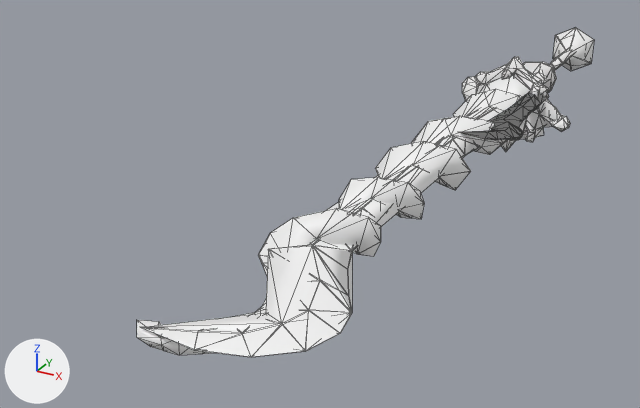
What one commit did to the glTF model docs/models/weapons/w07/094.glb.
Rendered twice from a 50 mm camera at (1.07, -4.0, 1.15) aimed at (-0.44, -1.24, -0.23). Arrows for +X, +Y and +Z are at lower left; the lights stay in place. The picture after the commit comes second. Mesh edges are drawn as thin lines. Vertices at exactly the same position are counted once.

The first picture shows 'Group[0]', 'Group[100]', 'Group[1]', 'Group[21]', 'Group[2]'.
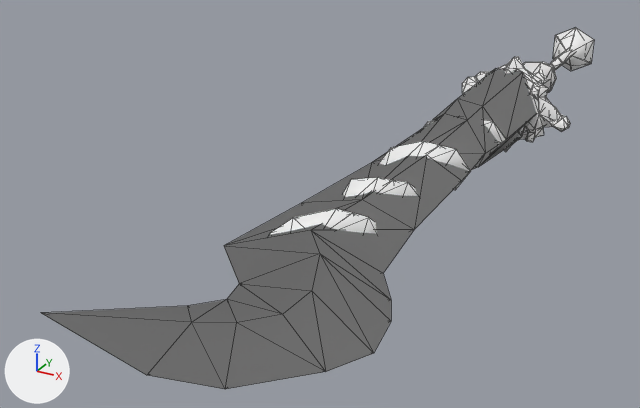
What changed in the scene script:
```text
Change me_group_2:
    used by ob_group_2; location = (0.0, 0.0, 0.0)
    remove me_group_2.from_pydata(...)  # 86 vertices, 156 faces; spans x -0.22..0.22, y -2.58..-0.32, z -0.05..0.05
    remove me_group_2.materials.append(mat_xfb__e0__m00_ken094_env02_1)  # white #ffffff
    add me_group_2.from_pydata(...)  # 66 vertices, 124 faces; spans x -0.22..0.22, y -2.58..-0.32, z -0.05..0.05
    me_group_2 part 1
    20 vertices are removed from x -0.21..0.21, y -2.56..-0.32, z -0.05..0.05
    76 faces are deleted
    44 new faces join them
Change me_group_21:
    used by ob_group_21; location = (0.0, 0.0, 0.0)
    remove me_group_21.from_pydata(...)  # 52 vertices, 100 faces; spans x 0.0..0.227, y -1.0..-0.349, z 0.016..0.103
    add me_group_21.from_pydata(...)  # 52 vertices, 100 faces; spans x -0.481..0.335, y -2.718..-0.372, z -0.157..0.156
    me_group_21 part 2: the whole mesh is multiplied about its middle by the matrix ((3.603, 0.0, 0.0), (0.0, 3.603, 0.0), (0.0, 0.0, 3.603)), then moved by (-0.186, -0.871, -0.06)
```

Where the change shows, as pixel boxes (x1, y1, x2, y2) in the pictures (640 x 408 px):
'Group[21]', reshaped
    before: (461, 91, 549, 140)
    after: (41, 68, 537, 389)
'Group[2]', reshaped (not visible afterwards)
    before: (149, 106, 502, 330)
'Group[1]', unchanged, covered by the edit
    before: (141, 108, 497, 357)
